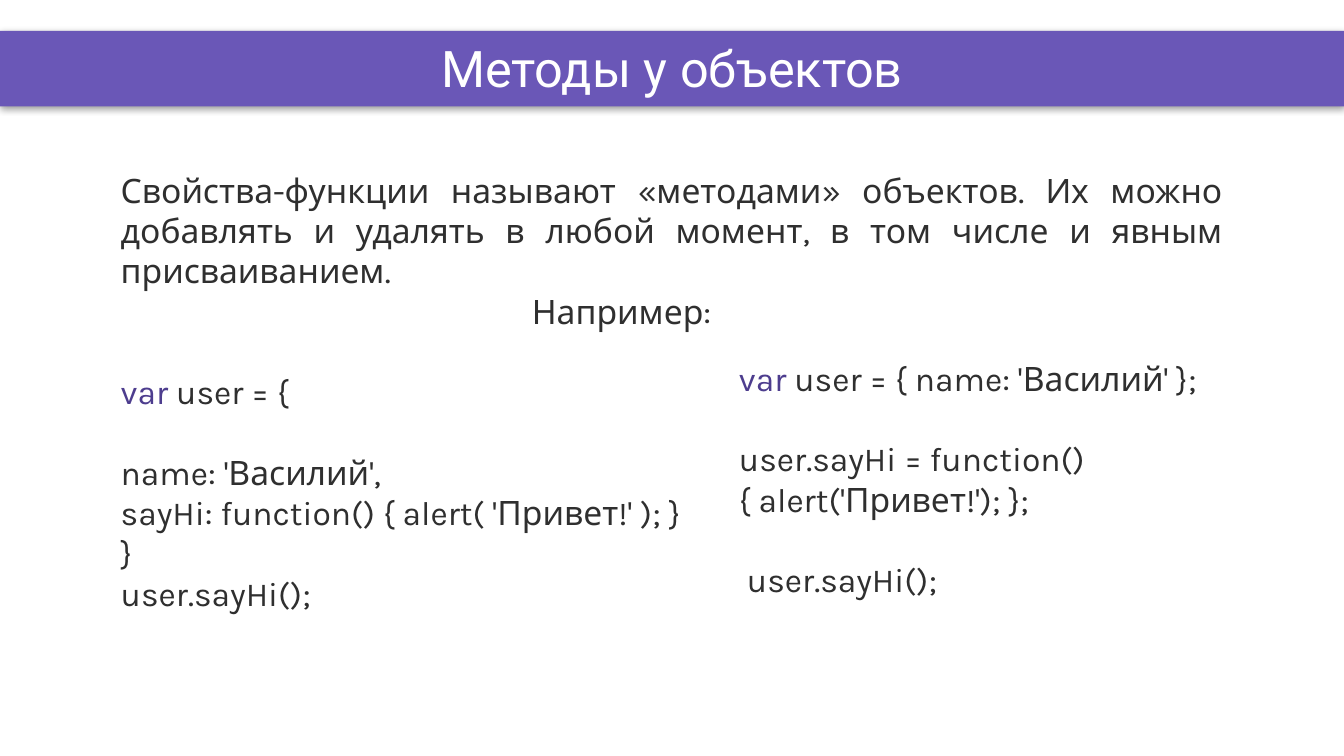
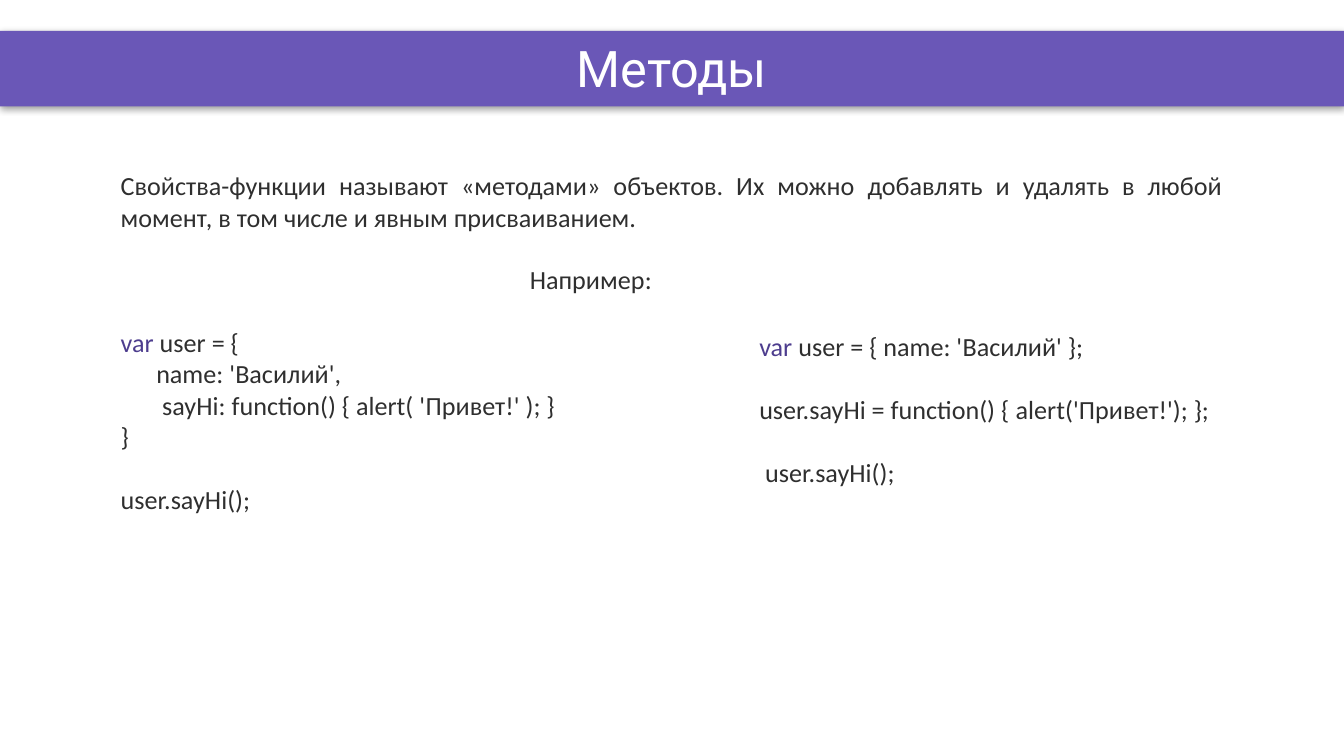
Before and after one commit to DinamickaDevelopment/Ignite-1, a slide deck: slide 2 of lesson_3/Presentation/Object_methods.pptx. Drawn at 1344x756 pixels with LibreOffice and Linux fonts; fonts in the diff are those of the drawing; background and template pictures are left out. Boxes give left, top, right and bottom in pixels: in the first picture for what was removed or moved away, otherwise in the second. Text is boxed around its words. In the diff, an @@ line names an element or a change of style, - is before the commit and + after.

```diff
--- a/lesson_3/Presentation/Object_methods.pptx
+++ b/lesson_3/Presentation/Object_methods.pptx
@@ title at (577, 51, 767, 95): text changed @@
-Методы у объектов
+Методы
@@ text "Свойства-функции называют «методами» объектов. Их ..." at (121, 177, 1222, 514): size 18 to 14 pt, font Karla to Calibri @@
@@ text "var user = { name: ..." at (759, 338, 1188, 487): size 18 to 14 pt, font Karla to Calibri @@
@@ text "var user = { name: ...": place and size @@
-text "var user = { name: ..." at (739, 365, 1164, 600)
+text "var user = { name: ..." at (759, 338, 1188, 487)
```
Also in this commit, not shown: 3 other slides changed, 19 other files.
